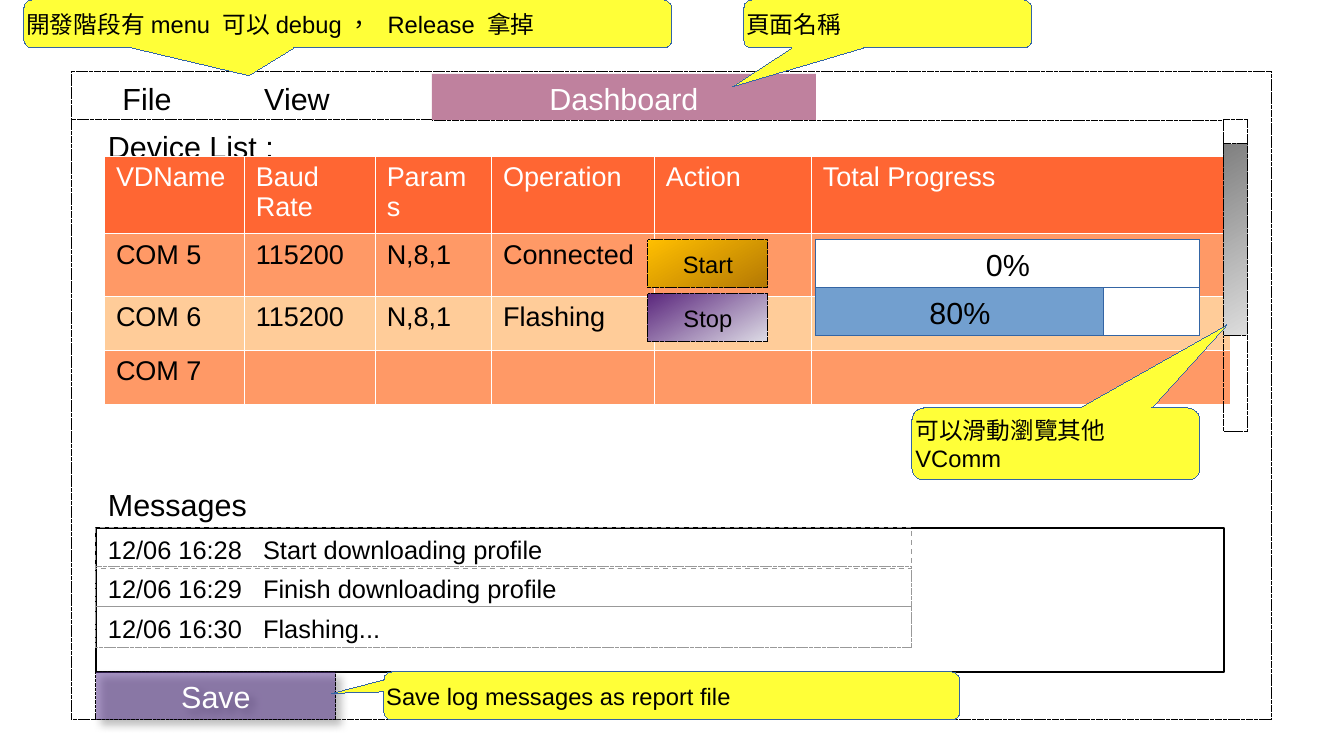
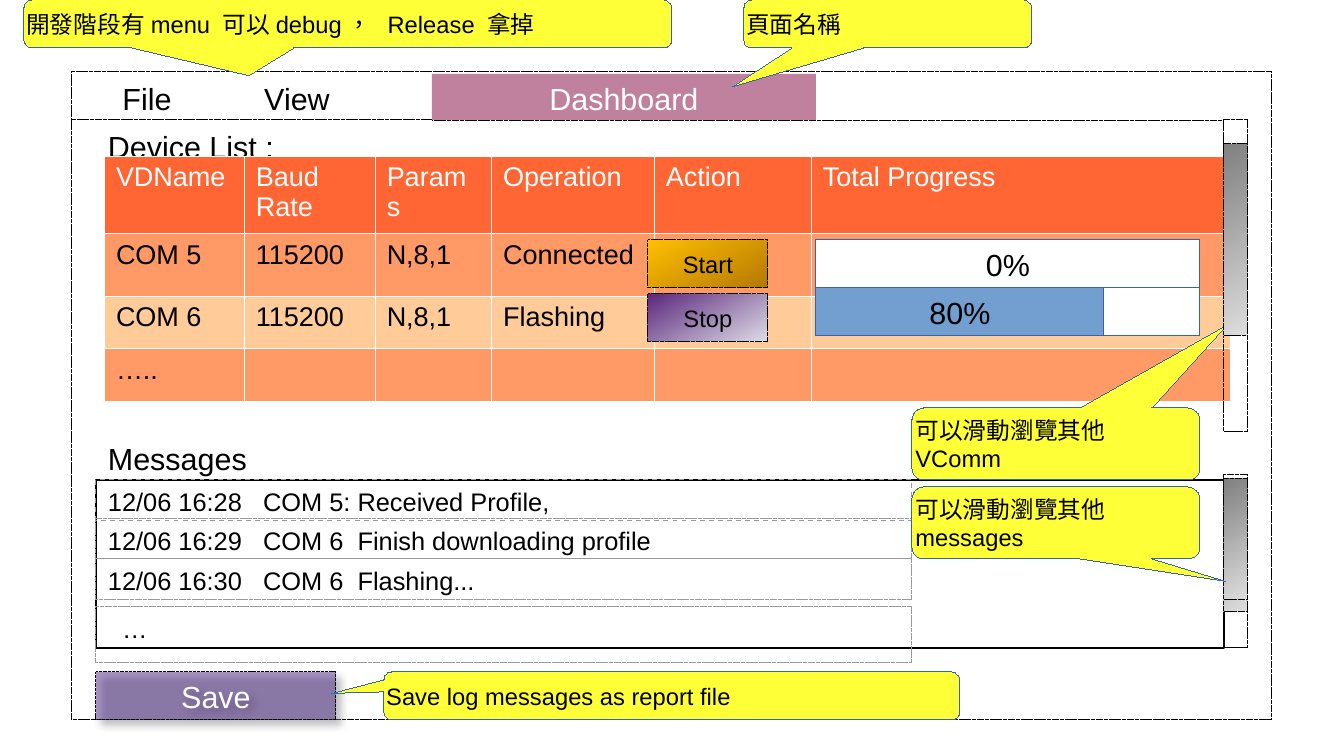
Before and after one commit to tomjpsun/obsidianVaults, a slide deck: slide 2 of DM9051A OTP 燒錄專案/Sketch.odp. Drawn at 1344x756 pixels with LibreOffice and Linux fonts; fonts in the diff are those of the drawing. Boxes give left, top, right and bottom in pixels: in the first picture for what was removed or moved away, otherwise in the second. Text is boxed around its words. In the diff, an @@ line names an element or a change of style, - is before the commit and + after.

```diff
--- a/DM9051A OTP 燒錄專案/Sketch.odp
+++ b/DM9051A OTP 燒錄專案/Sketch.odp
@@ rectangle added at box(1224, 144, 1249, 335), fill gradient #808080 to #DDDDDD, outline #000000 0 pt dashed @@
@@ table at box(104, 156, 1231, 399) @@
-row 4, column 1: COM 7
+row 4, column 1: …..
@@ text "Messages": place and size @@
-text "Messages" at box(108, 495, 247, 522)
+text "Messages" at box(108, 449, 247, 476)
@@ rectangle added at box(1224, 474, 1249, 648), outline #000000 0 pt dashed @@
@@ rectangle added at box(1224, 478, 1249, 600), fill gradient #808080 to #DDDDDD, outline #000000 0 pt dashed @@
@@ rectangle "12/06 16:28 COM 5: Received ...": place and size @@
-rectangle "12/06 16:28 COM 5: Received ..." at box(96, 528, 912, 568)
+rectangle "12/06 16:28 COM 5: Received ..." at box(96, 481, 912, 521)
@@ rectangle: place and size @@
-rectangle at box(96, 528, 1224, 672)
+rectangle at box(96, 481, 1224, 649)
@@ text in rectangle at box(108, 492, 549, 515): text changed @@
-12/06 16:28 Start downloading profile
+12/06 16:28 COM 5: Received Profile,
@@ rounded speech box added at box(912, 487, 1200, 559), fill #FFFF38, outline #3465A4 0 pt, 14 pt, text #000000 @@
+可以滑動瀏覽其他 messages
@@ rectangle added at box(1224, 490, 1249, 612), fill gradient #808080 to #DDDDDD, outline #000000 0 pt dashed @@
@@ rectangle "12/06 16:29 COM 6 Finish ...": place and size @@
-rectangle "12/06 16:29 COM 6 Finish ..." at box(96, 567, 912, 607)
+rectangle "12/06 16:29 COM 6 Finish ..." at box(96, 518, 912, 559)
@@ text in rectangle at box(108, 531, 651, 555): text changed @@
-12/06 16:29 Finish downloading profile
+12/06 16:29 COM 6 Finish downloading profile
@@ rectangle "12/06 16:30 COM 6 Flashing...": place and size @@
-rectangle "12/06 16:30 COM 6 Flashing..." at box(96, 607, 912, 649)
+rectangle "12/06 16:30 COM 6 Flashing..." at box(96, 559, 912, 600)
@@ text in rectangle at box(108, 571, 475, 595): text changed @@
-12/06 16:30 Flashing...
+12/06 16:30 COM 6 Flashing...
@@ rectangle added at box(96, 607, 912, 663), outline #999999 0 pt dashed, 15 pt, text #000000 @@
+…
```
Also in this commit, not shown: 1 other file.
